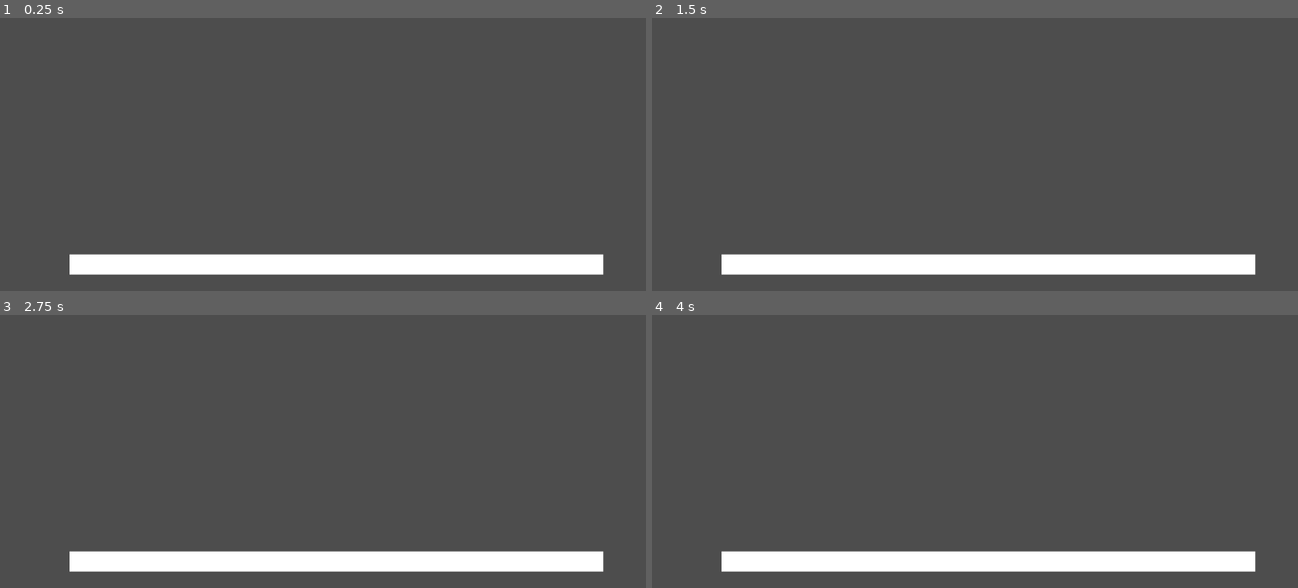
Above: before the commit, frames 1-4 (two rows, left to right).
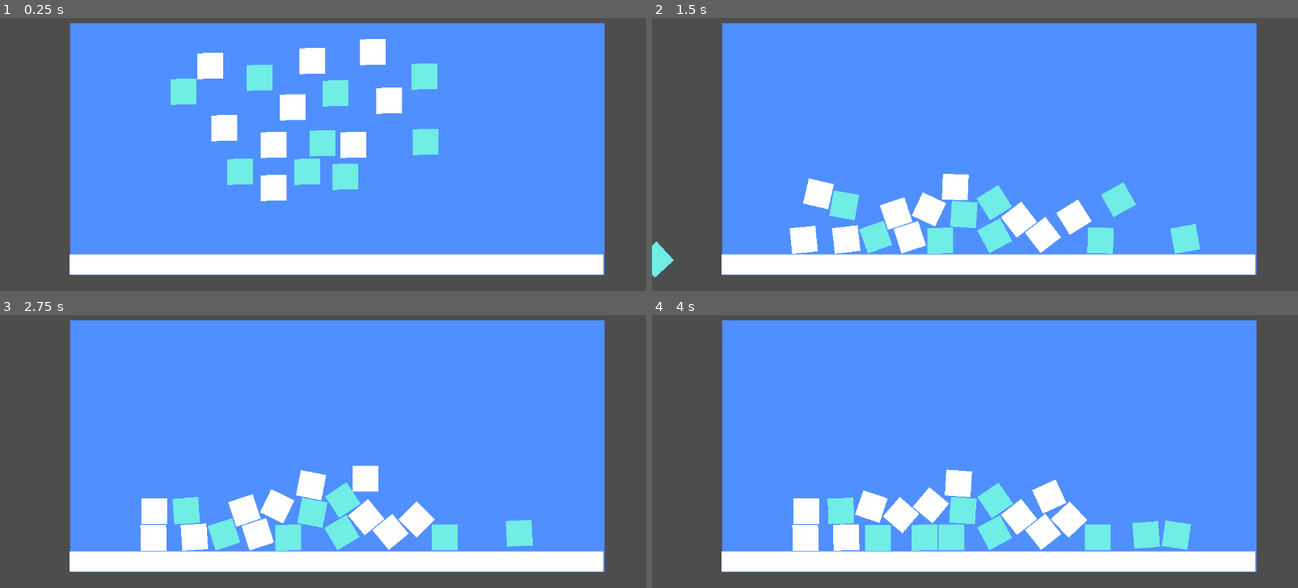
Above: after the commit, the same moments.

Repository: rodrigo-teixeira-silva/Trilha_desenvolvimento_godot
Game: Godot game, scene res://world.tscn
Two runs of this game, one before a commit and one after it. Both use one fixed random seed, a clock stepped at 60 frames per second and the inputs below.
Inputs (mouse positions are in pixels of both pictures, inside the frame that each line leads up to):
- Up to frame 1 (0.25 s): no input
- Up to frame 2 (1.5 s): move the mouse to (1117, 154) at 0.52 s; click (1117, 154) at 0.67 s; move the mouse to (845, 189) at 1.27 s; click (845, 189) at 1.42 s
- Up to frame 3 (2.75 s): move the mouse to (387, 388) at 2.02 s; click (387, 388) at 2.17 s
- Up to frame 4 (4 s): move the mouse to (942, 541) at 2.77 s; click (942, 541) at 2.92 s; move the mouse to (1168, 525) at 3.52 s; click (1168, 525) at 3.67 s

The runs differ from the first frame. In frame 1, 71% of the frame differs, in the area x 10-94%, y 1-95%; in frame 2, 71%, in the area x 0-94%, y 1-95%; in frame 3, 71%; in frame 4, 71%.

Commit message:
create event click and new box

Diff:
--- /dev/null
+++ b/primeira-experiência/game_manager.gd
@@ -0,0 +1,20 @@
+extends Node
+
+@export var object_templates: Array[PackedScene]
+
+func _input(event: InputEvent) -> void:
+	# check if event is a click
+	if event is InputEventMouseButton:
+		if event.button_index == 1:
+			if event.pressed:
+
+				span_object(event.position)
+
+
+func span_object(position: Vector2) -> void:
+	var index: int = randi_range(0, object_templates.size()-1)
+	var object_template = object_templates[index]
+	var object: RigidBody2D = object_template.instantiate()
+	object.position = position
+	add_child(object)
+	pass
--- a/primeira-experiência/world.tscn
+++ b/primeira-experiência/world.tscn
@@ -1,8 +1,8 @@
 [gd_scene load_steps=6 format=3 uid="uid://b3matytc6opvd"]
 
-[ext_resource type="Script" path="res://scripts/game_manager.gd" id="1_tlwt5"]
-[ext_resource type="PackedScene" path="res://objects/box_bouncy.tscn" id="2_fj7yv"]
-[ext_resource type="PackedScene" path="res://objects/regular_box.tscn" id="2_tlwt5"]
+[ext_resource type="PackedScene" uid="uid://b1dbsauea0ry" path="res://box_bouncy.tscn" id="1_fj7yv"]
+[ext_resource type="Script" uid="uid://dawknsyxws7us" path="res://game_manager.gd" id="1_tlwt5"]
+[ext_resource type="PackedScene" uid="uid://capc43ogjj6e1" path="res://objects/box_regular.tscn" id="2_tlwt5"]
 
 [sub_resource type="PhysicsMaterial" id="PhysicsMaterial_gv5m4"]
 rough = true
@@ -16,7 +16,7 @@
 
 [node name="game_manager" type="Node" parent="."]
 script = ExtResource("1_tlwt5")
-object_templates = Array[PackedScene]([ExtResource("2_tlwt5"), ExtResource("2_fj7yv")])
+object_templates = Array[PackedScene]([ExtResource("1_fj7yv"), ExtResource("2_tlwt5")])
 
 [node name="Background" type="ColorRect" parent="."]
 offset_left = 32.0
@@ -42,54 +42,56 @@
 rotation = -0.00269756
 shape = SubResource("RectangleShape2D_f3sb7")
 
-[node name="box_bouncy" parent="." instance=ExtResource("2_fj7yv")]
-position = Vector2(606, 80)
+[node name="box_bouncy" parent="." instance=ExtResource("1_fj7yv")]
+position = Vector2(273, 92)
 
-[node name="box_bouncy2" parent="." instance=ExtResource("2_fj7yv")]
-position = Vector2(428, 39)
+[node name="box_bouncy2" parent="." instance=ExtResource("1_fj7yv")]
+position = Vector2(409, 67)
 
-[node name="box_bouncy3" parent="." instance=ExtResource("2_fj7yv")]
-position = Vector2(341, 112)
+[node name="box_bouncy3" parent="." instance=ExtResource("1_fj7yv")]
+position = Vector2(374, 235)
 
-[node name="box_bouncy4" parent="." instance=ExtResource("2_fj7yv")]
-position = Vector2(231, 188)
+[node name="box_bouncy4" parent="." instance=ExtResource("1_fj7yv")]
+position = Vector2(544, 95)
 
-[node name="box_bouncy5" parent="." instance=ExtResource("2_fj7yv")]
-position = Vector2(243, 73)
-rotation = -0.127228
+[node name="box_bouncy5" parent="." instance=ExtResource("1_fj7yv")]
+position = Vector2(521, 184)
 
-[node name="box_bouncy6" parent="." instance=ExtResource("2_fj7yv")]
-position = Vector2(498, 178)
+[node name="box_bouncy6" parent="." instance=ExtResource("1_fj7yv")]
+position = Vector2(703, 65)
 
-[node name="box_bouncy7" parent="." instance=ExtResource("2_fj7yv")]
-position = Vector2(113, 152)
+[node name="box_regular" parent="." instance=ExtResource("2_tlwt5")]
+position = Vector2(346, 157)
 
-[node name="box_bouncy8" parent="." instance=ExtResource("2_fj7yv")]
-position = Vector2(630, 16)
+[node name="box_regular2" parent="." instance=ExtResource("2_tlwt5")]
+position = Vector2(468, 120)
 
-[node name="RigidBody2D2" parent="." instance=ExtResource("2_tlwt5")]
-position = Vector2(158, 59)
+[node name="box_regular3" parent="." instance=ExtResource("2_tlwt5")]
+position = Vector2(321, 46)
 
-[node name="RigidBody2D3" parent="." instance=ExtResource("2_tlwt5")]
-position = Vector2(194, 119)
+[node name="box_regular4" parent="." instance=ExtResource("2_tlwt5")]
+position = Vector2(576, 187)
 
-[node name="RigidBody2D4" parent="." instance=ExtResource("2_tlwt5")]
-position = Vector2(269, 124)
+[node name="box_regular5" parent="." instance=ExtResource("2_tlwt5")]
+position = Vector2(640, 108)
 
-[node name="RigidBody2D6" parent="." instance=ExtResource("2_tlwt5")]
-position = Vector2(364, 10)
+[node name="box_regular6" parent="." instance=ExtResource("2_tlwt5")]
+position = Vector2(434, 187)
 
-[node name="RigidBody2D8" parent="." instance=ExtResource("2_tlwt5")]
-position = Vector2(503, -2)
+[node name="box_regular7" parent="." instance=ExtResource("2_tlwt5")]
+position = Vector2(434, 264)
 
-[node name="RigidBody2D9" parent="." instance=ExtResource("2_tlwt5")]
-position = Vector2(533, 63)
+[node name="box_bouncy7" parent="." instance=ExtResource("1_fj7yv")]
+position = Vector2(494, 235)
 
-[node name="RigidBody2D10" parent="." instance=ExtResource("2_tlwt5")]
-position = Vector2(221, 3)
+[node name="box_bouncy8" parent="." instance=ExtResource("1_fj7yv")]
+position = Vector2(705, 182)
 
-[node name="RigidBody2D12" parent="." instance=ExtResource("2_tlwt5")]
-position = Vector2(675, 75)
+[node name="box_regular8" parent="." instance=ExtResource("2_tlwt5")]
+position = Vector2(503, 37)
 
-[node name="RigidBody2D13" parent="." instance=ExtResource("2_tlwt5")]
-position = Vector2(381, 180)
+[node name="box_regular9" parent="." instance=ExtResource("2_tlwt5")]
+position = Vector2(611, 21)
+
+[node name="box_bouncy9" parent="." instance=ExtResource("1_fj7yv")]
+position = Vector2(562, 244)
Not shown, added: primeira-experiência/game_manager.gd.uid
